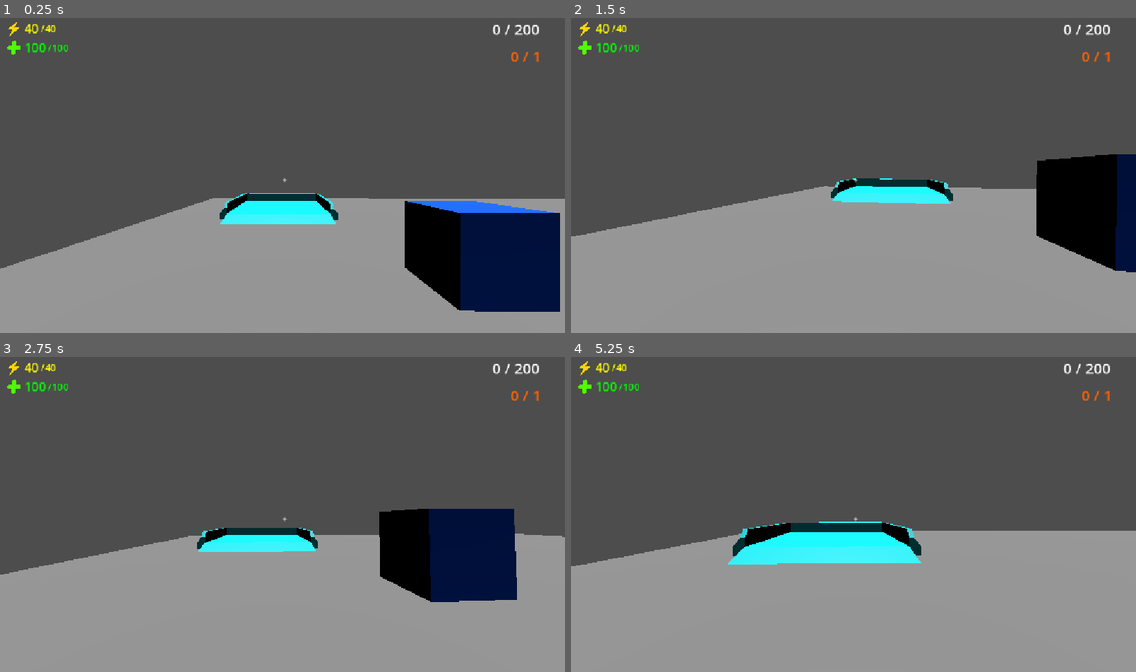
Above: before the commit, frames 1-4 (two rows, left to right).
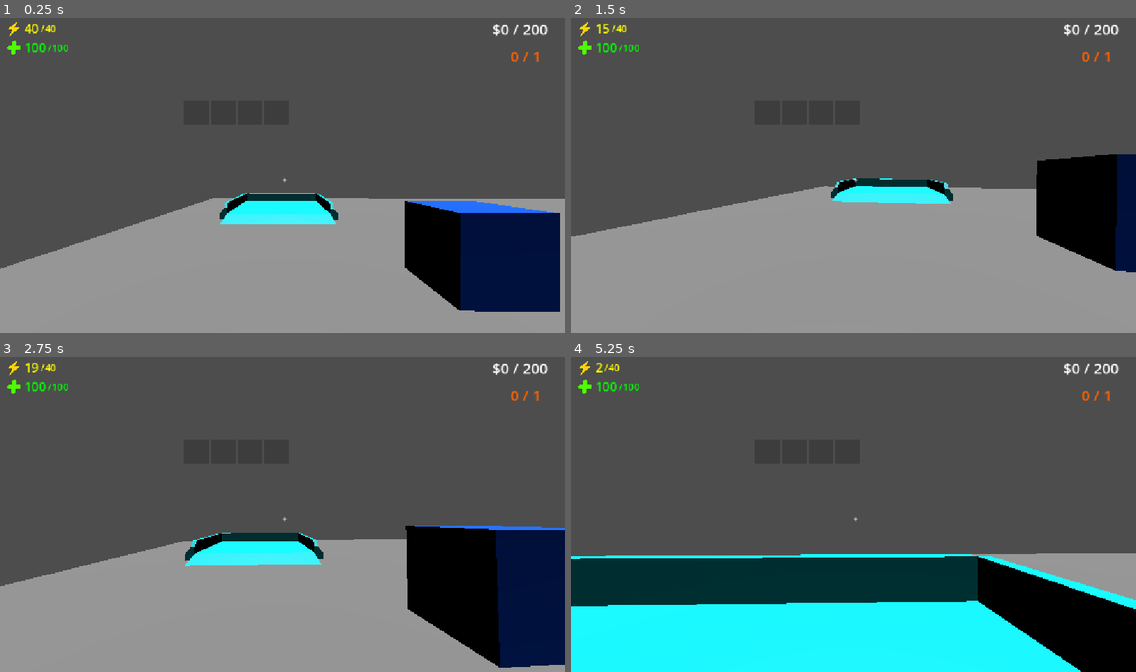
Above: after the commit, the same moments.

Repository: cesadev/Repojam
Game: Godot game, scene res://cenas/jogo/play_map.tscn
Same seed, same stepped clock (60 frames per second), same inputs: the game is played once before the commit and once after it. This scene is started directly instead of the project's main scene.
Inputs (mouse positions are in pixels of both pictures, inside the frame that each line leads up to):
- Up to frame 1 (0.25 s): no input
- Up to frame 2 (1.5 s): tap Enter (ui_accept) at 0.5, 0.77 s; move the mouse to (881, 172) at 0.52 s; hold W (move_forward) from 0.53 s (still down); tap Q (compact) at 0.6, 1.35 s; click (881, 172) at 0.67 s; move the mouse to (825, 175) at 1.27 s
- Up to frame 3 (2.75 s): keep holding W (move_forward); tap Enter (ui_accept) at 1.52, 2 s; move the mouse to (293, 508) at 2.02 s; hold Ctrl (crouch) from 2.03 s (still down); tap Q (compact) at 2.3 s
- Up to frame 4 (5.25 s): keep holding W (move_forward); move the mouse to (847, 517) at 2.77 s; release Ctrl (crouch) at 2.78 s; tap Shift (sprint) at 2.85 s; click (847, 517) at 2.92 s; tap Enter (ui_accept) at 3.02, 3.77, 4.52 s; tap Q (compact) at 3.05, 3.6, 4.35 s; move the mouse to (893, 517) at 3.52 s; move the mouse to (808, 508) at 4.27 s; move the mouse to (859, 514) at 5.02 s; hold Ctrl (crouch) from 5.03 s (still down); click (859, 514) at 5.17 s

The runs differ from the first frame. In frame 1, 0.2% of the frame differs, in the area x 87-97%, y 2-6%; in frame 2, 0.2%; in frame 3, 15%; in frame 4, 42%, in the area x 0-100%, y 1-100%.

Commit message:
estamina features

Diff:
--- a/assets/UI/player_ui.gd
+++ b/assets/UI/player_ui.gd
@@ -1,27 +1,93 @@
 extends Control
 
+@onready var player = null
 
-# ============================================================
-# REFERÊNCIAS AOS LABELS
-# ============================================================
+# Referências dos Labels de Stamina e Vida
+@onready var stamina_label = $VBoxContainer/HBoxContainer/Stamina
+@onready var stamina_limite_label = $VBoxContainer/HBoxContainer/StaminaLimite
+@onready var health_label = $VBoxContainer/HBoxContainer2/Health
+@onready var health_limite_label = $VBoxContainer/HBoxContainer2/HealthLimite
 
+# Referências de Texto da UI (Meta e Fase)
 @onready var meta_label = $Meta
 @onready var fase_label = $Fase
 
+# Contêiner placeholder para os itens
+@onready var itens_container: HBoxContainer = null
+
+func _ready() -> void:
+	await get_tree().process_frame
+	# Busca o player pelo grupo
+	var players = get_tree().get_nodes_in_group("player")
+	if players.size() > 0:
+		player = players[0]
+	else:
+		player = get_node_or_null("../Player")
+
+	_criar_placeholders_itens()
+
+func _process(delta: float) -> void:
+	if not player:
+		player = get_tree().get_first_node_in_group("player")
+		if not player:
+			return
+
+	# Atualiza a vida e o limite direto das variáveis do player.gd
+	health_label.text = str(int(player.vida_atual))
+	health_limite_label.text = "/" + str(int(player.vida_maxima))
+
+	# Atualiza a stamina e o limite
+	stamina_label.text = str(int(player.energia_atual))
+	stamina_limite_label.text = "/" + str(int(player.energia_maxima))
+
+	# Nota: O dinheiro/grana atual do jogador também pode ser puxado direto do player se quiser,
+	# mas mantemos a compatibilidade caso a meta_area atualize via função abaixo.
 
 # ============================================================
-# ATUALIZAR META
+# FUNÇÕES CHAMADAS PELA META_AREA.GD
 # ============================================================
 
-func atualizar_meta(valor_atual: int, valor_meta: int):
+func atualizar_meta(atual: int, meta: int) -> void:
+	if meta_label:
+		meta_label.text = "$" + str(atual) + " / " + _formatar_milhar(meta)
 
-	meta_label.text = str(valor_atual) + " / " + str(valor_meta)
-
+func atualizar_fase(atual: int, total: int) -> void:
+	if fase_label:
+		fase_label.text = str(atual) + " / " + str(total)
 
 # ============================================================
-# ATUALIZAR FASE
+# FUNÇÕES AUXILIARES
 # ============================================================
 
-func atualizar_fase(fase_atual: int, total_fases: int):
+func _formatar_milhar(valor: int) -> String:
+	var s = str(valor)
+	var n = s.length()
+	if n <= 3:
+		return s
+	var result = ""
+	for i in range(n):
+		if i > 0 and (n - i) % 3 == 0:
+			result += ","
+		result += s[i]
+	return result
 
-	fase_label.text = str(fase_atual) + " / " + str(total_fases)
+func _criar_placeholders_itens() -> void:
+	itens_container = HBoxContainer.new()
+	itens_container.name = "ItensContainer"
+	itens_container.set_anchors_preset(Control.PRESET_BOTTOM_WIDE)
+	itens_container.offset_left = -200
+	itens_container.offset_top = -150
+	itens_container.offset_right = 200
+	itens_container.offset_bottom = -100
+	add_child(itens_container)
+
+	for i in range(4):
+		var placeholder = TextureRect.new()
+		placeholder.custom_minimum_size = Vector2(40, 40)
+		placeholder.expand_mode = TextureRect.EXPAND_FIT_WIDTH_PROPORTIONAL
+
+		var img = Image.create(40, 40, false, Image.FORMAT_RGBA8)
+		img.fill(Color(0.2, 0.2, 0.2, 0.6))
+		placeholder.texture = ImageTexture.create_from_image(img)
+
+		itens_container.add_child(placeholder)
--- a/cenas/entidades/player.tscn
+++ b/cenas/entidades/player.tscn
@@ -1,7 +1,7 @@
 [gd_scene format=3 uid="uid://dnde6kbl7keax"]
 
 [ext_resource type="Script" uid="uid://cswe6q22acxrr" path="res://scripts/entidades/player.gd" id="1_svr0m"]
-[ext_resource type="PackedScene" uid="uid://58d47doq6aiy" path="res://assets/UI/PlayerUI.tscn" id="2_tml3h"]
+[ext_resource type="PackedScene" uid="uid://58d47doq6aiy" path="res://cenas/jogo/PlayerUI.tscn" id="2_tml3h"]
 [ext_resource type="PackedScene" uid="uid://odv8txq5k4h0" path="res://assets/entidades/player/CharPlayer.glb" id="3_qaydq"]
 
 [sub_resource type="CapsuleShape3D" id="CapsuleShape3D_bhunq"]
--- a/scripts/entidades/player.gd
+++ b/scripts/entidades/player.gd
@@ -82,7 +82,6 @@
 	camera.position.y = lerp(camera.position.y, target_camera_y, 12.0 * delta)
 	camera.fov = lerp(camera.fov, target_fov, 8.0 * delta)
 
-	# Velocidade do giro ajustada para dar tempo de completar o 360 com calma
 	if is_flipping:
 		camera.rotation.x -= 6.0 * delta
 	else:
@@ -97,16 +96,12 @@
 		camera.v_offset = 0.0
 
 	# ============================================================
-	# GESTÃO DE TIMERS E ENERGIA
+	# GESTÃO DE TIMERS
 	# ============================================================
 	if compact_timer > 0:
 		compact_timer -= delta
 		if compact_timer <= 0 and is_on_floor():
 			estado = "idle"
-
-	if estado != "run" and energia_atual < energia_maxima:
-		energia_atual += 2.0 * delta
-	energia_atual = clamp(energia_atual, 0.0, energia_maxima)
 
 	# ============================================================
 	# DIREÇÃO
@@ -148,7 +143,9 @@
 			var is_crouching = Input.is_action_pressed("crouch")
 			var just_crouched = Input.is_action_just_pressed("crouch")
 
-			if Input.is_action_just_pressed("compact"):
+			# SÓ PERMITE O COMPACT NO CHÃO SE APERTAR O BOTÃO E TIVER PELO MENOS 25 DE ENERGIA
+			if Input.is_action_just_pressed("compact") and energia_atual >= 25.0:
+				energia_atual -= 25.0 # Gasta 25 de energia na hora
 				estado = "compacto_chao"
 				compact_timer = 1.5
 				shake_intensity = 0.1
@@ -172,7 +169,7 @@
 				elif is_running:
 					estado = "run"
 					target_speed = run_speed
-					energia_atual -= 5.0 * delta
+					energia_atual -= 15.0 * delta # Gasta corrida por segundo
 
 				elif is_moving:
 					estado = "walk"
@@ -180,6 +177,12 @@
 
 				else:
 					estado = "idle"
+
+				# SE NÃO ESTIVER CORRENDO, RECUPERA ENERGIA GRADUALMENTE
+				if estado != "run":
+					energia_atual += 8.0 * delta
+
+				energia_atual = clamp(energia_atual, 0.0, energia_maxima)
 
 				if estado == "crouch_slide":
 					current_speed = lerp(current_speed, target_speed, 2.0 * delta)
@@ -194,19 +197,23 @@
 					target_velocity.y = jump_force
 
 	else:
-		# Gravidade suavizada no ar durante o compacto para estender o tempo de voo
+		# Se estiver no ar, recupera um pouco de energia
+		energia_atual += 4.0 * delta
+		energia_atual = clamp(energia_atual, 0.0, energia_maxima)
+
 		if estado == "compacto_ar":
 			target_velocity.y -= (fall_acceleration * 0.6) * delta
 		else:
 			target_velocity.y -= fall_acceleration * delta
 
-		if Input.is_action_just_pressed("compact") and estado != "compacto_ar":
+		# SÓ PERMITE O COMPACT NO AR SE TIVER PELO MENOS 25 DE ENERGIA
+		if Input.is_action_just_pressed("compact") and estado != "compacto_ar" and energia_atual >= 25.0:
+			energia_atual -= 25.0 # Gasta 25 de energia no ar
 			estado = "compacto_ar"
 
 			if current_speed > walk_speed + 0.5:
 				target_velocity.x = forward.x * compact_dash_force
 				target_velocity.z = forward.z * compact_dash_force
-				# Dá um pequeno impulso para cima (+6.0) ao dar o dash, esticando o tempo no ar
 				target_velocity.y = 6.0
 				is_flipping = true
 			else:
Renamed: assets/UI/PlayerUI.tscn -> cenas/jogo/PlayerUI.tscn
